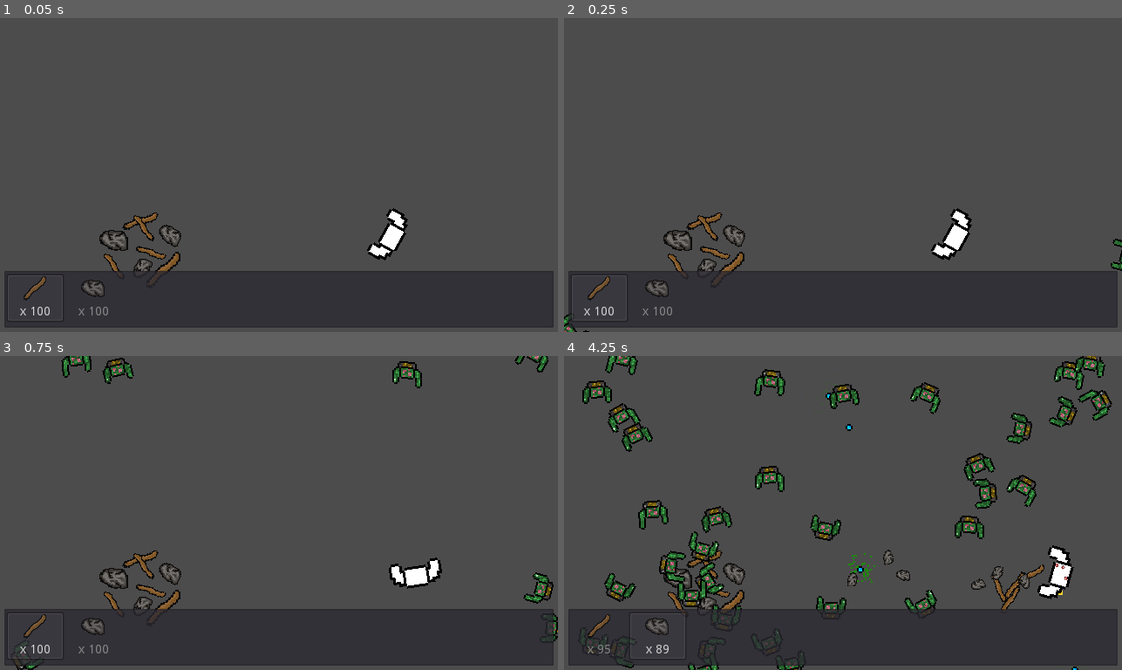
Above: before the commit, frames 1-4 (two rows, left to right).
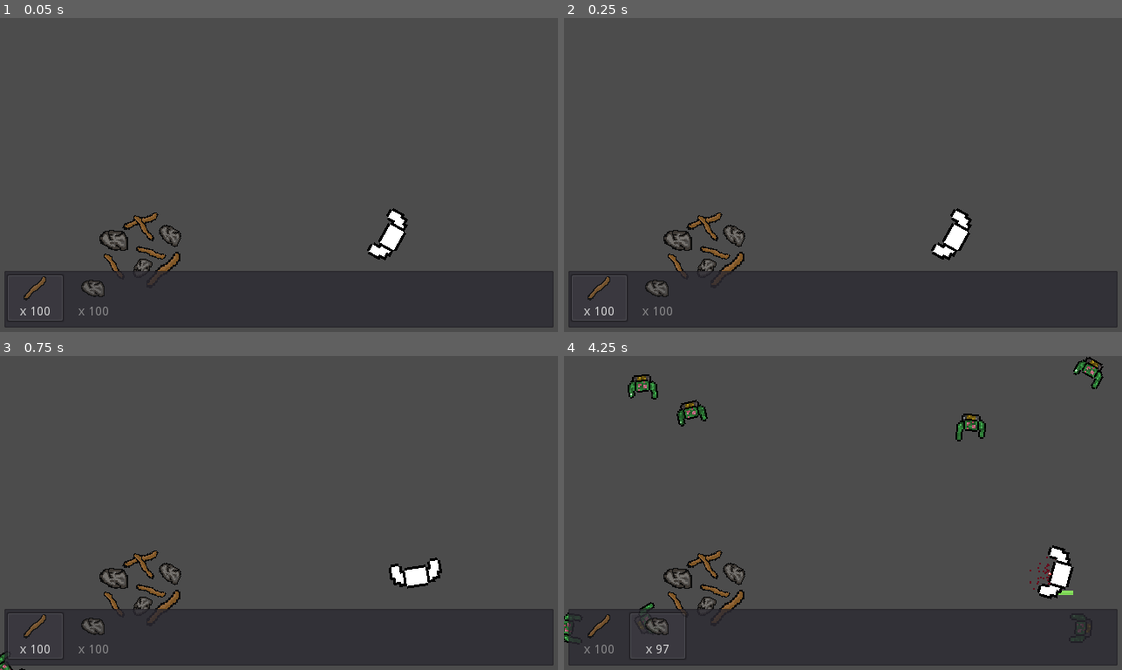
Above: after the commit, the same moments.

Repository: age-of-asparagus/click-godot3
Game: Godot game, scene res://Overworld/Overworld.tscn
The game is run twice, just before and just after one commit, with the same random seed, the same clock (stepped at 60 frames per second) and the same inputs. The engine's default icon, where the game draws it, is replaced by a stand-in: a white triangle on a blue panel in a dark square.
Inputs (mouse positions are in pixels of both pictures, inside the frame that each line leads up to):
- Up to frame 1 (0.05 s): no input
- Up to frame 2 (0.25 s): no input
- Up to frame 3 (0.75 s): move the mouse to (401, 497) at 0.52 s; hold Right (ui_right) from 0.53 s (still down); tap Keypad 1 (1) at 0.6 s
- Up to frame 4 (4.25 s): tap 2 (2) at 0.8, 1.35, 3.05, 3.6 s; move the mouse to (731, 528) at 1.27 s; release Right (ui_right) at 1.28 s; hold Down (ui_down) 1.28-2.03 s; tap Space (shoot) at 1.55 s; move the mouse to (898, 443) at 2.02 s; hold Right (ui_right) 2.03-2.78 s; hold Space (shoot) 2.03-2.78 s; tap Keypad 1 (1) at 2.3, 2.85 s; move the mouse to (815, 575) at 2.77 s; hold Up (ui_up) 2.78-3.53 s; move the mouse to (1010, 560) at 3.52 s; hold Left (ui_left) from 3.53 s (still down); hold Space (shoot) from 3.53 s (still down)

Frame 1 is identical in both runs. In frame 2, 0.2% of the frame differs, in the area x 0-100%, y 70-100%; in frame 3, 1.4%; in frame 4, 9.1%, in the area x 0-99%, y 0-100%.

Commit message:
HealthState node and remove rapidfire

Diff:
--- a/Character/Character.gd
+++ b/Character/Character.gd
@@ -7,8 +7,6 @@
 export var BiteMarkEffect : PackedScene
 
 export var speed := 150
-export var max_health := 10
-onready var health = max_health
 
 var rotation_direction = 0
 var movement_direction = 0
@@ -27,7 +25,7 @@
 		$AnimatedSprite.stop()
 	move_and_slide(velocity)
 
-	if Input.is_action_pressed("shoot"):
+	if Input.is_action_just_pressed("shoot"):
 		if can_shoot:
 			shoot()
 
@@ -72,9 +70,8 @@
 
 	body.queue_free()
 
-	health -= 1
-	$HealthHUD.update_healthbar(health)
-	if health <= 0:
+	$HealthStat.adjust_health(-1)
+	if $HealthStat.health <= 0:
 		die()
 
 
--- a/Character/Character.tscn
+++ b/Character/Character.tscn
@@ -1,13 +1,12 @@
-[gd_scene load_steps=20 format=2]
+[gd_scene load_steps=19 format=2]
 
 [ext_resource path="res://icon.png" type="Texture" id=1]
-[ext_resource path="res://Assets/Downloaded/barHorizontal_green.png" type="Texture" id=2]
+[ext_resource path="res://UtilityNodes/HealthStat.tscn" type="PackedScene" id=2]
 [ext_resource path="res://Character/Character.gd" type="Script" id=3]
 [ext_resource path="res://Items/Stick.tscn" type="PackedScene" id=4]
 [ext_resource path="res://Effects/BloodSplatterHuge.tscn" type="PackedScene" id=5]
 [ext_resource path="res://Effects/FadingSplatterBase.tscn" type="PackedScene" id=6]
 [ext_resource path="res://Assets/half_zombie_and_human.png" type="Texture" id=7]
-[ext_resource path="res://Character/HealthDisplay.gd" type="Script" id=8]
 [ext_resource path="res://Effects/BiteMarkEffect.tscn" type="PackedScene" id=9]
 [ext_resource path="res://Items/Stone.tscn" type="PackedScene" id=10]
 
@@ -60,20 +59,8 @@
 BiteEffect = ExtResource( 6 )
 BiteMarkEffect = ExtResource( 9 )
 
-[node name="HealthHUD" type="Node2D" parent="."]
-script = ExtResource( 8 )
-__meta__ = {
-"_edit_group_": true
-}
-
-[node name="HealthBar" type="TextureProgress" parent="HealthHUD"]
-margin_left = -19.0
-margin_top = 19.0
-margin_right = 181.0
-margin_bottom = 45.0
-rect_scale = Vector2( 0.2, 0.2 )
-value = 100.0
-texture_progress = ExtResource( 2 )
+[node name="HealthStat" parent="." instance=ExtResource( 2 )]
+max_health = 10
 
 [node name="Sprite" type="Sprite" parent="."]
 visible = false
--- a/Character/HealthDisplay.gd
+++ /dev/null
@@ -1,26 +0,0 @@
-extends Node2D
-
-var bar_red = preload("res://Assets/Downloaded/barHorizontal_red.png")
-var bar_green = preload("res://Assets/Downloaded/barHorizontal_green.png")
-var bar_yellow = preload("res://Assets/Downloaded/barHorizontal_yellow.png")
-
-onready var healthbar = $HealthBar
-
-func _ready():
-	hide()  # invisible when full health
-	if get_parent() and get_parent().get("max_health"):
-		healthbar.max_value = get_parent().max_health
-
-func _process(delta):
-	# Prevent bar from rotating with unit
-	global_rotation = 0
-
-func update_healthbar(value):
-	healthbar.texture_progress = bar_green
-	if value < healthbar.max_value * 0.7:
-		healthbar.texture_progress = bar_yellow
-	if value < healthbar.max_value * 0.35:
-		healthbar.texture_progress = bar_red
-	if value < healthbar.max_value:
-		show()
-	healthbar.value = value
--- a/Items/Stone.tscn
+++ b/Items/Stone.tscn
@@ -4,5 +4,6 @@
 [ext_resource path="res://Assets/Stone_material_32px.png" type="Texture" id=2]
 
 [node name="Item" instance=ExtResource( 1 )]
+damage = 2
 texture_scale = 0.6
 texture = ExtResource( 2 )
--- a/Mobs/BaseMob.gd
+++ b/Mobs/BaseMob.gd
@@ -1,6 +1,7 @@
 extends KinematicBody2D
 
 export var speed := 50
+export var health := 3
 export var DeathEffect : PackedScene
 export var XPNode : PackedScene
 var velocity
@@ -8,6 +9,7 @@
 func _ready():
 	# set speed in Y direction then rotate in random direction
 	velocity = Vector2(speed, 0).rotated(rotation)
+	$HealthStat.set_max_health(health)
 
 func _physics_process(delta):
 	move_and_slide(velocity)
@@ -27,4 +29,6 @@
 
 func _on_WeaponDetector_area_shape_entered(area_rid, area, area_shape_index, local_shape_index):
 	area.queue_free() # delete thing that hit mob
-	die()
+	$HealthStat.adjust_health(-area.damage)
+	if $HealthStat.health <= 0:
+		die()
--- a/Mobs/BaseMob.tscn
+++ b/Mobs/BaseMob.tscn
@@ -7,6 +7,7 @@
 [ext_resource path="res://Assets/Zombie_walk_1.png" type="Texture" id=5]
 [ext_resource path="res://Effects/XPDot.tscn" type="PackedScene" id=6]
 [ext_resource path="res://UtilityNodes/DeleteMeIfIGoOffScreen.tscn" type="PackedScene" id=7]
+[ext_resource path="res://UtilityNodes/HealthStat.tscn" type="PackedScene" id=8]
 
 [sub_resource type="CircleShape2D" id=1]
 radius = 6.0
@@ -30,8 +31,13 @@
 __meta__ = {
 "_edit_group_": true
 }
+speed = 30
+health = 4
 DeathEffect = ExtResource( 3 )
 XPNode = ExtResource( 6 )
+
+[node name="HealthStat" parent="." instance=ExtResource( 8 )]
+scale = Vector2( 0.5, 0.5 )
 
 [node name="CollisionShape2D" type="CollisionShape2D" parent="."]
 shape = SubResource( 1 )
@@ -46,6 +52,7 @@
 [node name="AnimatedSprite" type="AnimatedSprite" parent="."]
 rotation = -1.5708
 frames = SubResource( 3 )
+frame = 2
 playing = true
 
 [node name="DeleteMeIfIGoOffScreen" parent="." instance=ExtResource( 7 )]
--- a/Overworld/Overworld.tscn
+++ b/Overworld/Overworld.tscn
@@ -49,7 +49,7 @@
 [node name="MobSpawnLocation" type="PathFollow2D" parent="SpawnManager/ScreenEdgePath"]
 
 [node name="SpawnTimer" type="Timer" parent="SpawnManager"]
-wait_time = 0.1
+wait_time = 0.5
 autostart = true
 
 [node name="ClickArea" type="Area2D" parent="."]
@@ -113,6 +113,7 @@
 position = Vector2( 31.5, -33 )
 z_index = 2
 frames = SubResource( 4 )
+frame = 1
 playing = true
 
 [node name="Character" parent="." instance=ExtResource( 1 )]
--- /dev/null
+++ b/UtilityNodes/HealthStat.gd
@@ -0,0 +1,52 @@
+extends Node2D
+
+""" USAGE
+To use this node, drop it under a node that you want to have health tracked with a health bar.
+
+When the node should lose health, call:
+	 $Healthstat.adjust_health(value)
+
+`value` is the amount of health to lose (if negative) or gain
+
+"""
+
+export var max_health := 1
+onready var health = max_health setget set_health
+
+var bar_red = preload("res://Assets/Downloaded/barHorizontal_red.png")
+var bar_green = preload("res://Assets/Downloaded/barHorizontal_green.png")
+var bar_yellow = preload("res://Assets/Downloaded/barHorizontal_yellow.png")
+
+onready var healthbar = $HealthBar
+
+func set_max_health(value):
+	max_health = value
+	health = max_health
+	healthbar.max_value = max_health
+	_update_healthbar()
+
+func set_health(value):
+	health = value
+	_update_healthbar()
+
+func _ready():
+	hide()  # invisible when full health
+	healthbar.max_value = max_health
+
+func _process(delta):
+	# Prevent bar from rotating with unit
+	global_rotation = 0
+
+func _update_healthbar():
+	healthbar.texture_progress = bar_green
+	if health < healthbar.max_value * 0.7:
+		healthbar.texture_progress = bar_yellow
+	if health < healthbar.max_value * 0.35:
+		healthbar.texture_progress = bar_red
+	if health < healthbar.max_value:
+		show()
+	healthbar.value = health
+
+func adjust_health(value):
+	var new_health = health + value
+	self.health = min(new_health, max_health)
--- /dev/null
+++ b/UtilityNodes/HealthStat.tscn
@@ -0,0 +1,19 @@
+[gd_scene load_steps=3 format=2]
+
+[ext_resource path="res://UtilityNodes/HealthStat.gd" type="Script" id=1]
+[ext_resource path="res://Assets/Downloaded/barHorizontal_green.png" type="Texture" id=2]
+
+[node name="HealthStat" type="Node2D"]
+script = ExtResource( 1 )
+__meta__ = {
+"_edit_group_": true
+}
+
+[node name="HealthBar" type="TextureProgress" parent="."]
+margin_left = -19.0
+margin_top = 19.0
+margin_right = 181.0
+margin_bottom = 45.0
+rect_scale = Vector2( 0.2, 0.2 )
+value = 100.0
+texture_progress = ExtResource( 2 )
Not shown: 1 places in Mobs/BaseMob.tscn that only renumber resources
